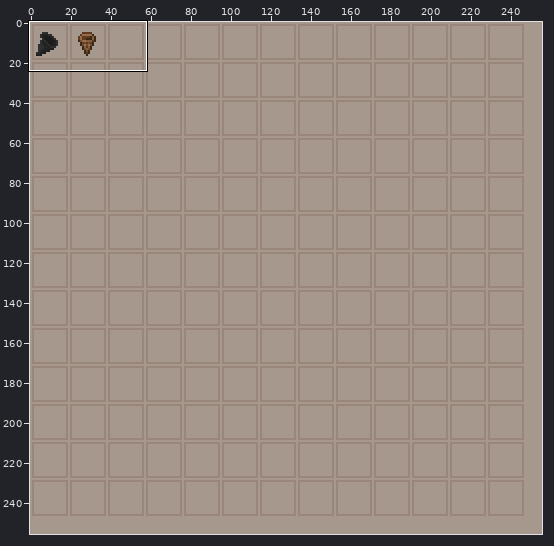
Pixel-art file -- island.aseprite. Above, an overview of the earlier version with the close-up marked.
Close-up. Earlier state:
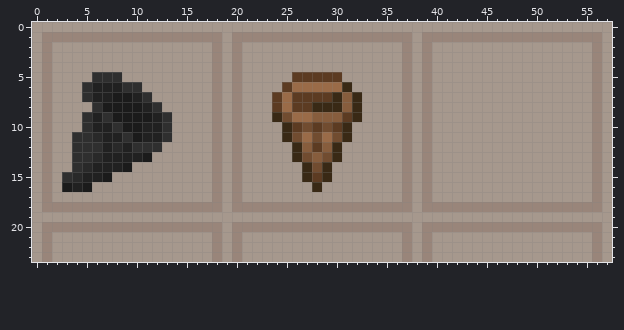
256x256 pixels, 1 frame. Colours within 5 levels of each other are drawn and written as one. Shown: x 0..57, y 0..23.
The same view after the edit:
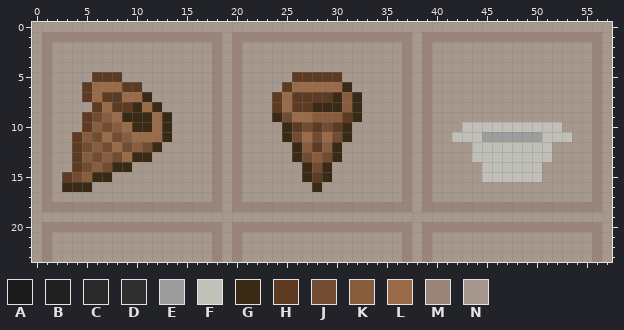
Palette (. is transparent): A #1b1b1b  B #212121  C #292929  D #2f2f2f  E #9d9d9d  F #c0c0b8  G #392915  H #5c3b22  J #714c30  K #875d3d  L #9a6b48  M #99857a  N #a6988d
The exact change:
Layer "Color":
Colour E replaces colour N in row 11 at x 45 to 50.
Colour F replaces colour N in row 10 at x 43 to 52; in row 11 at x 42 to 44 and 51 to 53; in rows 12 to 13 at x 44 to 51; in rows 14 to 15 at x 45 to 50.
Colour G replaces colour A in row 8 at x 10; in row 9 at x 9 to 11; in row 10 at x 10; in row 13 at x 11; in row 14 at x 9; in row 15 at x 7.
Colour G replaces colour A in row 16 at x 3 and 5.
Colour G replaces colour B in row 10 at x 11; in row 13 at x 10; in row 14 at x 8; in row 15 at x 6; in row 16 at x 4.
Colour G replaces colour D in row 7 at x 11; in row 8 at x 12; in rows 9 to 11 at x 13; in row 12 at x 12.
Colour H replaces colour A in row 7 at x 8; in row 8 at x 8 to 9.
Colour H replaces colour B in row 7 at x 7.
Colour H replaces colour D in row 5 at x 6 to 8; in row 6 at x 5 and 9 to 10; in row 7 at x 5; in row 8 at x 6; in rows 9 to 10 at x 5; in rows 11 to 14 at x 4.
Colour H replaces colour D in row 15 at x 3.
Colour J replaces colour B in row 9 at x 6; in row 10 at x 7; in row 11 at x 8; in row 12 at x 7 and 9; in row 13 at x 8; in row 14 at x 7.
Colour J replaces colour C in row 11 at x 6; in row 13 at x 6; in row 14 at x 5; in row 15 at x 4.
Colour J replaces colour D in row 12 at x 5 and 11.
Colour K replaces colour B in row 10 at x 6; in row 13 at x 7; in row 14 at x 6; in row 15 at x 5.
Colour K replaces colour D in row 9 at x 7; in row 10 at x 8; in row 11 at x 5 and 9; in row 12 at x 6 and 10; in row 13 at x 5.
Colour L replaces colour A in row 7 at x 9; in row 8 at x 7; in row 9 at x 8; in row 10 at x 9; in row 11 at x 10.
Colour L replaces colour B in row 6 at x 6 to 8; in row 7 at x 6 and 10; in row 8 at x 11; in rows 9 to 10 at x 12; in row 11 at x 7 and 11 to 12; in row 13 at x 9.
Colour L replaces colour C in row 12 at x 8.
